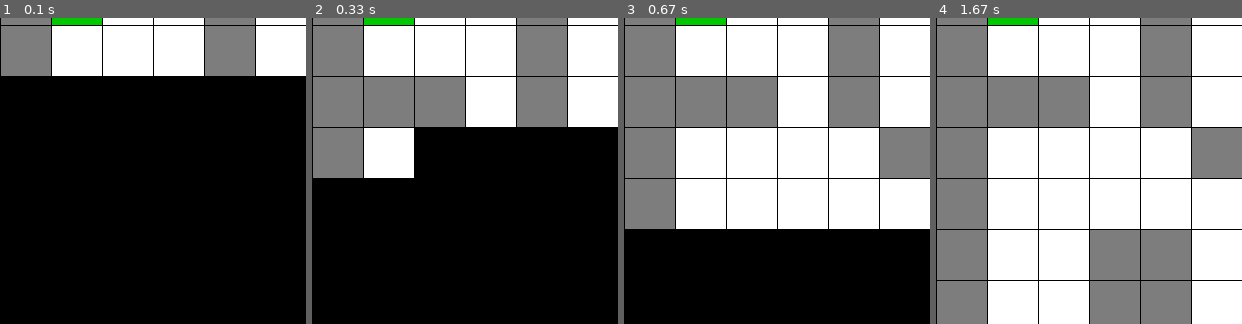
Above: before the commit, frames 1-4 (left to right).
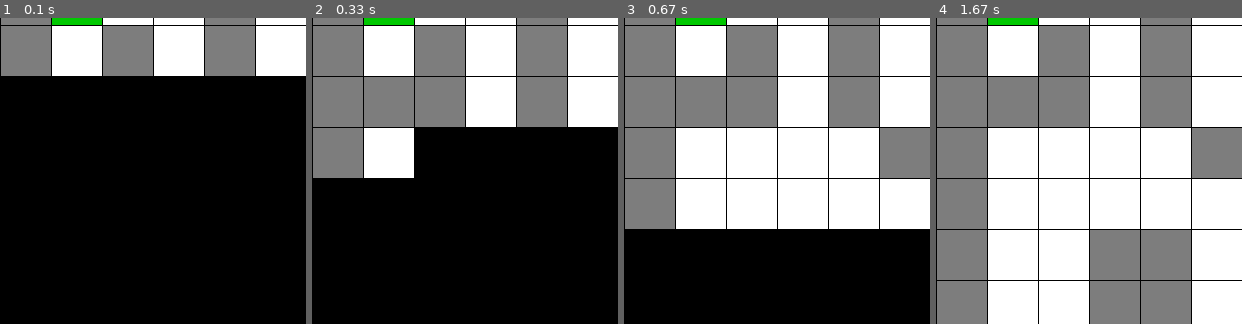
Above: after the commit, the same moments.

Repository: Art-Fav/Maze-for-ensai
Game: pygame game, started from src/main_eps_ucb.py
The game is run twice, just before and just after one commit, with the same random seed, the same clock (stepped at 60 frames per second) and the same inputs.
Inputs:
- Up to frame 1 (0.1 s): no input
- Up to frame 2 (0.33 s): no input
- Up to frame 3 (0.67 s): no input
- Up to frame 4 (1.67 s): no input
The pictures show only the part of the screen within x 0-50%, y 15-65%; the shares and areas given below are measured in that part.

The runs differ from the first frame. In frame 1, 2.7% of the frame differs, in the area x 33-50%, y 2-19%; in frame 2, 2.7%; in frame 3, 2.7%; in frame 4, 2.7%.

Commit message:
ucb found a way out

Diff:
--- a/src/learning/Q_learning_ucb.py
+++ b/src/learning/Q_learning_ucb.py
@@ -27,16 +27,16 @@
     Args:
       Q_table dict: Q_table contenant les q_value pour les actions à chaque état
       state int: numéro de l'action joué
-      c int: paramètre de la sélection selon ucb
+      c float: paramètre de la sélection selon ucb
     Return:
       command str: prochaine action déterminée par la méthode
     """
     tot = int(np.sum(Q_table[state]["nb_trials"]))
-    if tot < 4:
-        i_command = random.randint(0,3)
+    if 0 in Q_table[state]["nb_trials"]:
+        i_command = tot
     else:
         vect = [c*sqrt(log(tot)/n) for n in Q_table[state]["nb_trials"]]
-        i_command = np.argmin(Q_table[state]["values"]/Q_table[state]["nb_trials"] + np.array(vect))
+        i_command = np.argmin(Q_table[state]["values"] - np.array(vect))
     if i_command == 0:
         return "down"
     elif i_command == 1:
@@ -47,7 +47,7 @@
         return "left"
 
   @staticmethod
-  def update(Q_table: dict, state: int, command: str, reward: int, alpha=0.2, gamma=0.5):
+  def update(Q_table: dict, state: int, command: str, reward: int, alpha=0.3, gamma=0.7):
     """
     Description:
       Mise à jour de la Q_table selon l'action décidée
@@ -70,5 +70,6 @@
     else:
         i_command = 3
     Q_table[state+1] = Q_table.setdefault(state+1,{"values": np.zeros(4),"nb_trials": np.zeros(4)})
+    Q_table[state]["nb_trials"][i_command] += 1
     Q_table[state]["values"][i_command] = (1-alpha)*Q_table[state]["values"][i_command]+alpha*(reward+gamma*np.min(Q_table[state+1]["values"]))
     return Q_table
--- a/src/main_eps_ucb.py
+++ b/src/main_eps_ucb.py
@@ -74,7 +74,7 @@
         if epoch < 1000:
             command = Q_learning_eps.next(Q_table=Q_table_eps
                                         , state=state
-                                        , epsilon=1-0.1/(1+epoch))
+                                        , epsilon=1)
         else:
             command = Q_learning_ucb.next(Q_table=Q_table_ucb
                                           , state=state
--- a/src/parametrage.py
+++ b/src/parametrage.py
@@ -1,12 +1,12 @@
 reward_table = {
-    "0": 1,
-    "*": 5,
-    "@": -18,
-    "?": -1,
-    "#": 5
+    "0": 3,
+    "*": 30,
+    "@": -60,
+    "?": -9,
+    "#": 30
 }
 
-obstacles = [(1, 4),(2, 4),(3, 4),(3, 1),(3, 2),(7, 6),(7, 7),(8, 6),(9,2),(10,2),(9,3),(6, 4),(7, 4),(6, 3),(7, 3),(4, 5),(4, 6),(9, 9),(2,8),(2,9),(3,8),(3,9)]
+obstacles = [(2,2),(1, 4),(2, 4),(3, 4),(3, 1),(3, 2),(7, 6),(7, 7),(8, 6),(9,2),(10,2),(9,3),(6, 4),(7, 4),(6, 3),(7, 3),(4, 5),(4, 6),(9, 9),(2,8),(2,9),(3,8),(3,9)]
 bonus = []
 bonus_bis = [(4,2),(8,7),(6,7)]
 
